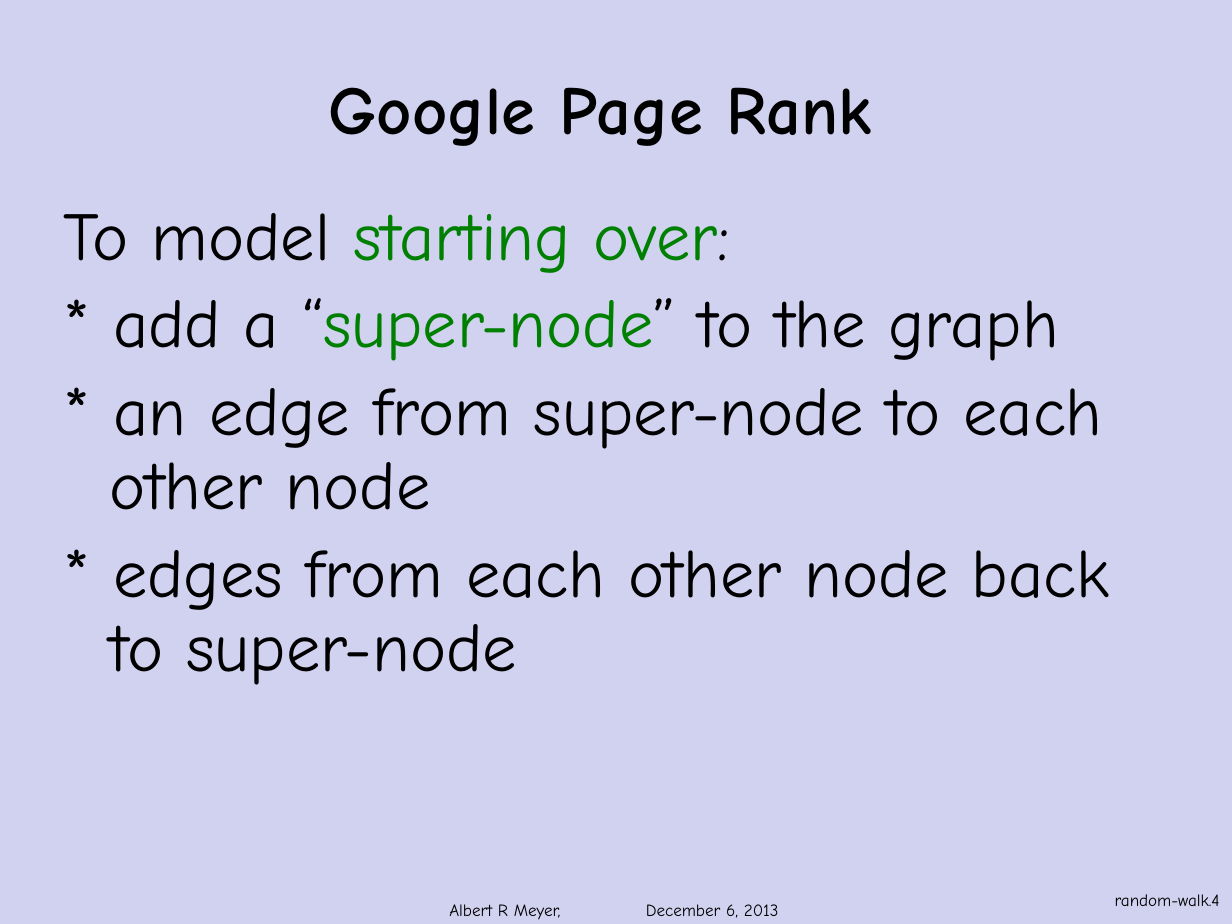
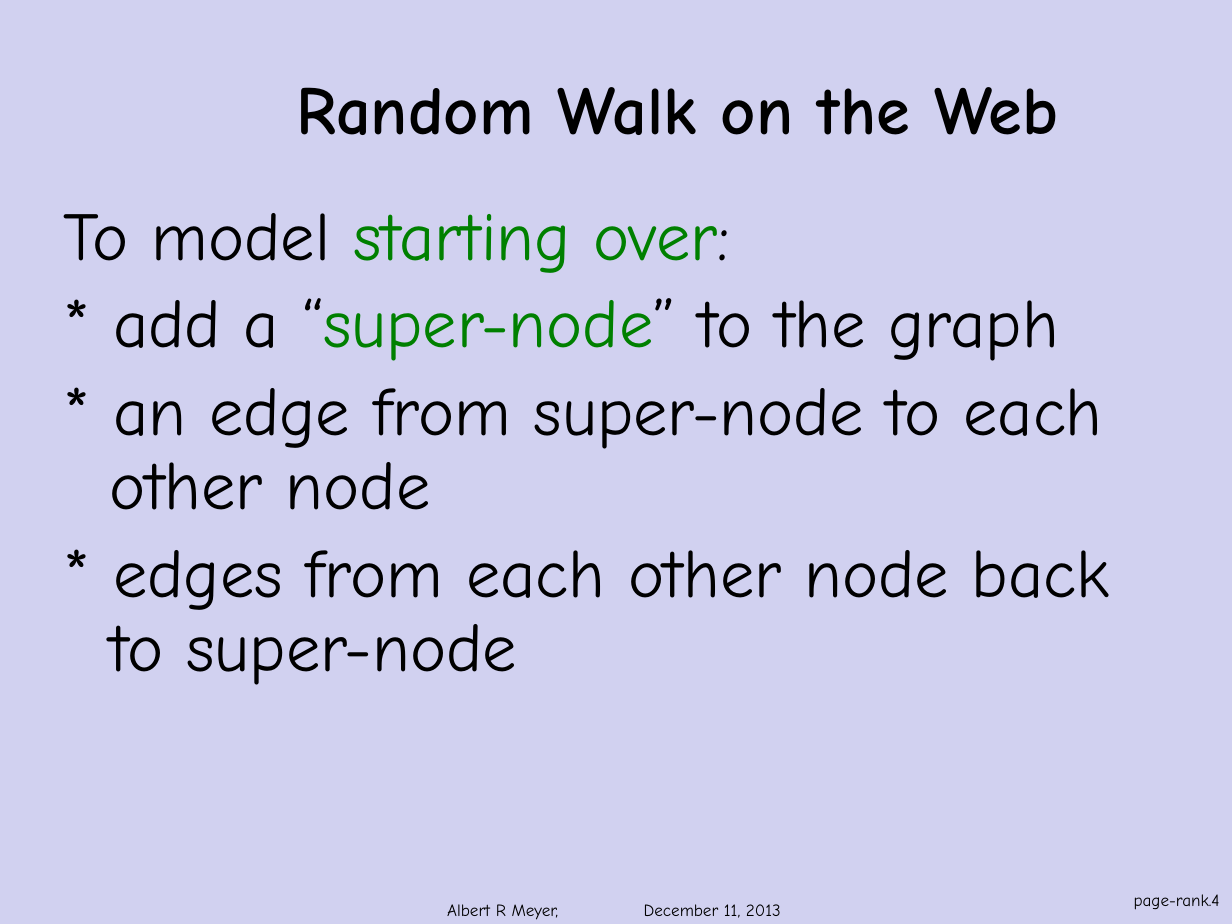
Before and after one commit to armeyer/mcs_web, a slide deck: slide 4 of fall13/slidesF13/page-rank.pptx. Drawn at 1232x924 pixels with LibreOffice and Linux fonts; fonts in the diff are those of the drawing; background and template pictures are left out. Boxes give left, top, right and bottom in pixels: in the first picture for what was removed or moved away, otherwise in the second. Text is boxed around its words. In the diff, an @@ line names an element or a change of style, - is before the commit and + after.

Commit message:
edit random-walks, stationary-distribution, page-rank.pptx

```diff
--- a/fall13/slidesF13/page-rank.pptx
+++ b/fall13/slidesF13/page-rank.pptx
@@ title added at (296,87,1058,135), 40 pt, text #000000, bold @@
+Random Walk on the Web
@@ title removed at (329,87,872,146) @@
-Google Page Rank
@@ page number at (1134,894,1220,910): text changed @@
-random-walk.4
+page-rank.4
@@ text at (447,904,781,920): text changed @@
-Albert R Meyer, December 6, 2013
+Albert R Meyer, December 11, 2013
```
Also in this commit, not shown: 7 other slides changed, 2 slides added, 2 other files.
